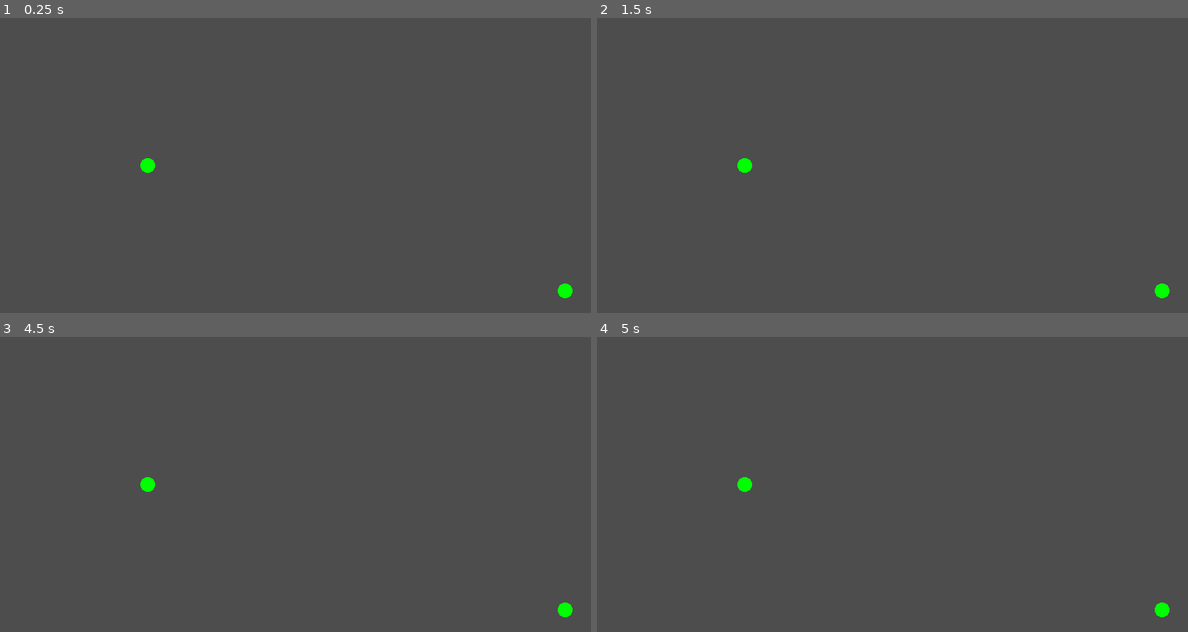
Above: before the commit, frames 1-4 (two rows, left to right).
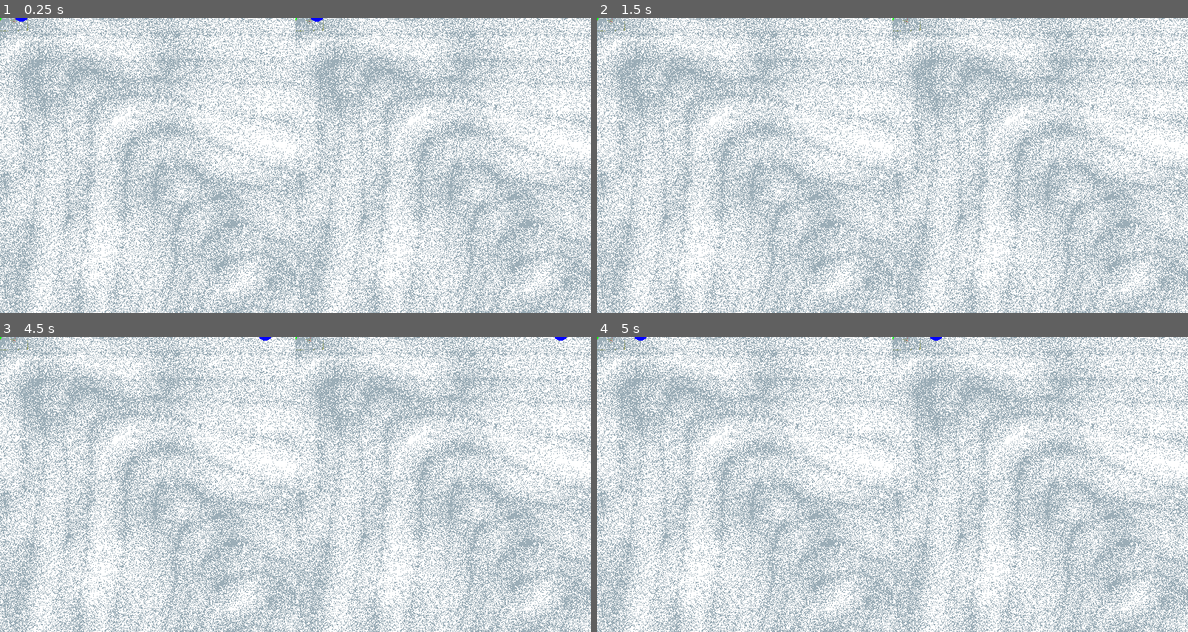
Above: after the commit, the same moments.

Repository: mateusflnss/boat-murder
Game: Godot game, scene res://MrFolder/DuasCameraTeste/nodes/DuasCamera.tscn
Two runs of this game, one before a commit and one after it. Both use one fixed random seed, a clock stepped at 60 frames per second and the inputs below.
Inputs:
- Up to frame 1 (0.25 s): no input
- Up to frame 2 (1.5 s): tap Enter at 0.5 s; hold Right (ui_right) 0.53-1.28 s; tap Space at 1.25 s; hold Down (ui_down) from 1.28 s (still down)
- Up to frame 3 (4.5 s): tap Enter at 2, 3.5 s; release Down (ui_down) at 2.03 s; hold Right (ui_right) 2.03-2.78 s; tap Space at 2.75, 4.25 s; hold Up (ui_up) 2.78-3.53 s; hold Left (ui_left) from 3.53 s (still down)
- Up to frame 4 (5 s): keep holding Left (ui_left)

The runs differ from the first frame. In frame 1, 100% of the frame differs, in the area x 0-100%, y 0-100%; in frame 2, 100%; in frame 3, 100%; in frame 4, 100%.

Commit message:
mudei o jeito dos carinha andar

Diff:
--- a/MrFolder/DuasCameraTeste/nodes/main.tscn
+++ b/MrFolder/DuasCameraTeste/nodes/main.tscn
@@ -1,22 +1,21 @@
 [gd_scene format=3 uid="uid://cfyh6axsfwieq"]
 
-[ext_resource type="Script" uid="uid://by28aw01ks40j" path="res://MrFolder/DuasCameraTeste/scripts/temp_player_1.gd" id="1_xhuji"]
+[ext_resource type="Texture2D" uid="uid://ch1wkdfgyketh" path="res://MrFolder/DuasCameraTeste/img/MapaTemp.png" id="1_ida4l"]
+[ext_resource type="PackedScene" uid="uid://dju7jfl6cykwt" path="res://MrFolder/DuasCameraTeste/nodes/temp_player.tscn" id="2_o7olr"]
 
-[sub_resource type="CircleShape2D" id="CircleShape2D_g4v7s"]
+[node name="Main" type="Node2D" unique_id=1849925074]
 
-[sub_resource type="SphereMesh" id="SphereMesh_g4v7s"]
-radius = 10.0
-height = 20.0
+[node name="MapaTemp" type="Sprite2D" parent="." unique_id=815462406]
+texture = ExtResource("1_ida4l")
 
-[node name="TempPlayer" type="CharacterBody2D" unique_id=2135245272]
-modulate = Color(0, 1, 0, 1)
-z_index = 999
-script = ExtResource("1_xhuji")
+[node name="TempPlayer" parent="." unique_id=2135245272 instance=ExtResource("2_o7olr")]
+position = Vector2(-371, -375)
+keyLeft = 65
+keyRight = 68
+keyUp = 87
+keyDown = 83
 
-[node name="Camera2D" type="Camera2D" parent="." unique_id=667116990]
-
-[node name="CollisionShape2D" type="CollisionShape2D" parent="." unique_id=1784503425]
-shape = SubResource("CircleShape2D_g4v7s")
-
-[node name="MeshInstance2D" type="MeshInstance2D" parent="." unique_id=1650489480]
-mesh = SubResource("SphereMesh_g4v7s")
+[node name="TempPlayer2" parent="." unique_id=1822635915 instance=ExtResource("2_o7olr")]
+modulate = Color(0, 0, 1, 1)
+position = Vector2(-336, -375)
+playerID = 2
--- a/MrFolder/DuasCameraTeste/nodes/temp_player.tscn
+++ b/MrFolder/DuasCameraTeste/nodes/temp_player.tscn
@@ -13,8 +13,6 @@
 z_index = 999
 script = ExtResource("1_26qv0")
 
-[node name="Camera2D" type="Camera2D" parent="." unique_id=667116990]
-
 [node name="CollisionShape2D" type="CollisionShape2D" parent="." unique_id=1784503425]
 shape = SubResource("CircleShape2D_g4v7s")
 
--- a/MrFolder/DuasCameraTeste/scripts/duas_camera.gd
+++ b/MrFolder/DuasCameraTeste/scripts/duas_camera.gd
@@ -1,4 +1,7 @@
 extends Node2D
+
+@onready var nodeCam1 = $HBoxContainer/SubViewportContainer/SubViewport/Camera2D
+@onready var nodeCam2 = $HBoxContainer/SubViewportContainer2/SubViewport/Camera2D
 
 func _ready():
 	var varWorld = $HBoxContainer/SubViewportContainer/SubViewport.find_world_2d()
--- a/MrFolder/DuasCameraTeste/scripts/temp_player_1.gd
+++ b/MrFolder/DuasCameraTeste/scripts/temp_player_1.gd
@@ -1,7 +1,14 @@
 extends CharacterBody2D
+
+@export var playerID := 1
 
 var varSpeed = 10
 
+@export var keyLeft = KEY_LEFT
+@export var keyRight = KEY_RIGHT
+@export var keyUp = KEY_UP
+@export var keyDown = KEY_DOWN
+
 func _process(delta: float) -> void:
-	global_position.x -= varSpeed * ( int(Input.is_key_pressed(KEY_A)) - int(Input.is_key_pressed(KEY_D)) )
-	global_position.y -= varSpeed * ( int(Input.is_key_pressed(KEY_W)) - int(Input.is_key_pressed(KEY_S)) )
+	global_position.x -= varSpeed * ( int(Input.is_key_pressed(keyLeft)) - int(Input.is_key_pressed(keyRight)) )
+	global_position.y -= varSpeed * ( int(Input.is_key_pressed(keyUp)) - int(Input.is_key_pressed(keyDown)) )
